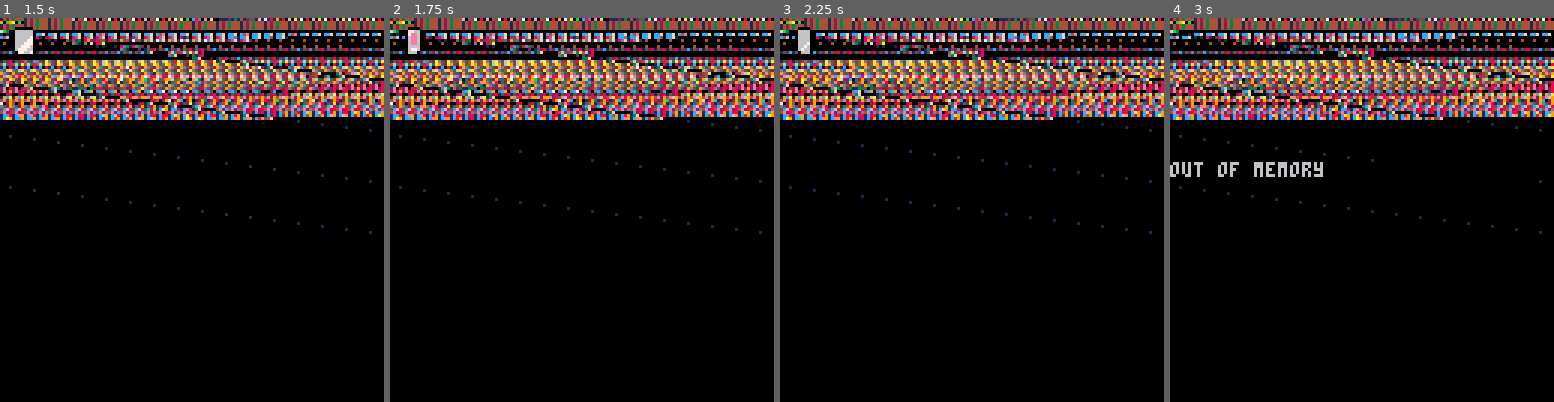
Above: before the commit, frames 1-4 (left to right).
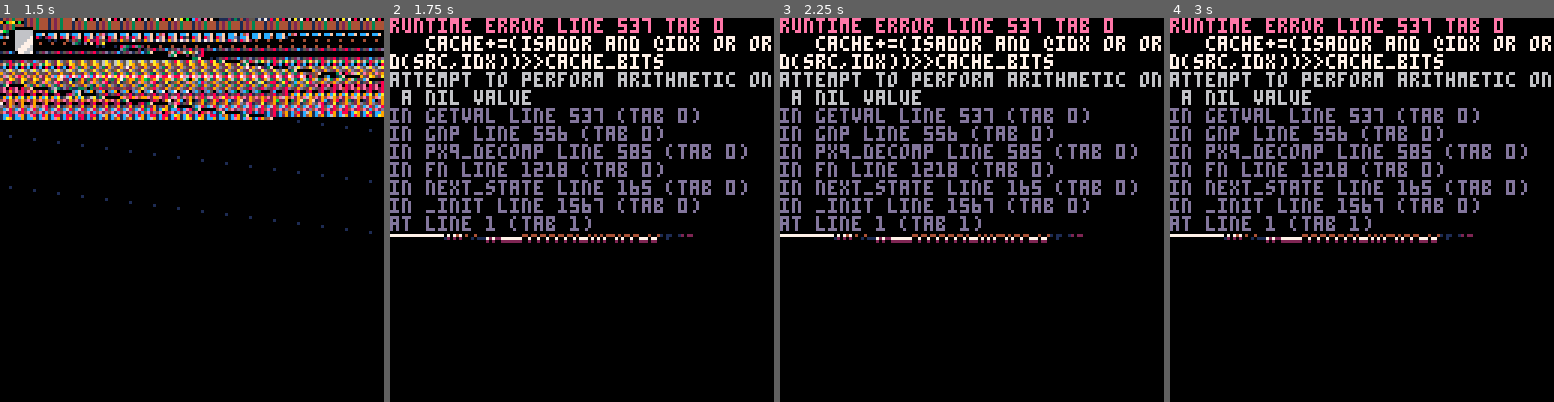
Above: after the commit, the same moments.

Repository: freds72/daggers
Game: PICO-8 cartridge carts/title.p8
Same seed, same stepped clock (60 frames per second), same inputs: the game is played once before the commit and once after it.
Inputs:
- Up to frame 1 (1.5 s): tap X (X key) at 0.33, 1.07 s; tap O (Z key) at 0.7 s
- Up to frame 2 (1.75 s): hold Right from 1.6 s (still down); tap O (Z key) at 1.7 s
- Up to frame 3 (2.25 s): tap X (X key) at 1.85 s; release Right at 2.1 s; tap O (Z key) at 2.1 s; hold Up from 2.15 s (still down)
- Up to frame 4 (3 s): release Up at 2.42 s; hold Right from 2.47 s (still down); tap O (Z key) at 2.5, 2.9 s; tap X (X key) at 2.97 s

Frame 1 is identical in both runs. In frame 2, 30% of the frame differs, in the area x 0-100%, y 0-59%; in frame 3, 30%; in frame 4, 30%.
Error after the commit: runtime error line 537 tab 0; cache+=(isaddr and @idx or ord(src,idx))>>cache_bits; attempt to perform arithmetic on a nil value

Commit message:
work in progress version of write to texture

Diff:
--- a/carts/main.lua
+++ b/carts/main.lua
@@ -2,7 +2,7 @@
 local _bsp,_things,_futures,_spiders,_plyr,_cam,_grid,_entities={},{},{},{}
 -- stats
 local _total_jewels,_total_bullets,_total_hits,_show_timer,_start_time=0,0,0,false
-local _slow_mo,_hw_pal,_ramp_pal,_fire_ttl,_shotgun_count,_shotgun_spread=0,0,0x8000,3,10,0.025
+local _slow_mo,_hw_pal,_ramp_pal,_fire_ttl,_shotgun_count,_shotgun_spread=0,0,0x8180,3,10,0.025
 -- must be globals
 _spawn_angle,_spawn_origin=0,split"512,0,512"
 
@@ -70,12 +70,12 @@
 function levelup_async(t)
   -- 30 frames at 1/8 steps
   for j=0.125,t<<2,0.125 do
-    _ramp_pal=0x82c0+((j*j)&15)*16
+    _ramp_pal=0x8280+((j*j)&15)*16
     _slow_mo+=1
     yield()
   end
   -- restore state
-  _ramp_pal,_slow_mo=0x8000,0
+  _ramp_pal,_slow_mo=0x8180,0
 end
 
 -- record number of "things" on playground and wait until free slots are available
@@ -209,11 +209,11 @@
     control=function(_ENV)
       if(dead) return
       -- move
-      local dx,dz,a,jmp,jump_down=0,0,angle[2],0,stat(28,@0xc004)
-      if(stat(28,@0xc002)) dx=3
-      if(stat(28,@0xc003)) dx=-3
-      if(stat(28,@0xc000)) dz=3
-      if(stat(28,@0xc001)) dz=-3
+      local dx,dz,a,jmp,jump_down=0,0,angle[2],0,stat(28,@0xc404)
+      if(stat(28,@0xc402)) dx=3
+      if(stat(28,@0xc403)) dx=-3
+      if(stat(28,@0xc400)) dz=3
+      if(stat(28,@0xc401)) dz=-3
       if(on_ground and prev_jump and not jump_down) jmp=24 on_ground=false sfx"58"
       prev_jump=jump_down
 
@@ -224,7 +224,7 @@
 
       -- double-click detector
       dblclick_ttl=max(dblclick_ttl-1)
-      if btn(@0xc015) then
+      if btn(@0xc415) then
         if fire_released then
           fire_released=false
         end
@@ -249,7 +249,7 @@
         fire_released,fire_frames=true,0
       end
 
-      dangle=v_add(dangle,{$0xc010*stat(39),stat(38),0})
+      dangle=v_add(dangle,{$0xc410*stat(39),stat(38),0})
       tilt+=dx/40
       local c,s=cos(a),-sin(a)
       velocity=v_add(velocity,{s*dz-c*dx,jmp,c*dz+s*dx},0.35)
@@ -269,7 +269,7 @@
       -- avoid overflow!
       fire_ttl=max(fire_ttl-1)
 
-      angle=v_add(angle,dangle,$0xc016/1024)
+      angle=v_add(angle,dangle,$0xc416/1024)
       -- limit x amplitude
       angle[1]=mid(angle[1],-0.24,0.24)
       -- check next position
@@ -495,13 +495,12 @@
   local m1,m5,m9,m2,m6,m10,m3,m7,m11=m[1],m[5],m[9],m[2],m[6],m[10],m[3],m[7],m[11]
 
   -- clear shadows
-  _map_display(1)
-  poke(0x5f54,0x00,0x60)
-  poke(0x5f5e,0b00001000)
-	rectfill(0,0,127,127,0)
-
 	-- draw shadows
-  poke(0x5f5e,0b10001000)
+  split2d([[_map_display;1
+poke;0x5f54;0x00;0x60
+poke;0x5f5e;0b00001000
+rectfill;0;0;127;127;0
+poke;0x5f5e;0b10001000]],exec)
 
   -- project
   for i,obj in inext,_things do
@@ -524,16 +523,16 @@
       end
     end
   end
-  poke(0x5f5e,0xff)
-  poke(0x5f54,0x60,0x00)
-  _map_display(0)
+  -- default transparency
+  split2d([[poke;0x5f5e;0xff
+poke;0x5f54;0x60;0x00
+_map_display;0
+poke;0x5f0f;0x1f
+palt;0;0x00]],exec)
 
   -- radix sort
   rsort(things)
 
-  -- default transparency
-  palt(15,true)
-  palt(0,false)
   -- render in order
   local prev_base,prev_sprites,pal0
   for _,item in inext,things do
@@ -1079,15 +1078,15 @@
   -- tilt!
   -- screen = gfx
   -- reset palette
-  --memcpy(0x5f00,0x4300,16)
+
   local yshift=sin(_cam.tilt)>>3
-  memcpy(0x92c0,0x6000,0x2000)
+  memcpy(0xa380,0x6000,0x2000)
   for i=0,63,4 do
-    -- 0xf000 = 0x6000-0x92c0
+    -- 0xbc80 = 0x6000-0xa380
     -- offset = dst -  src
-    local off=((((i-31.5)*yshift+0.5)\1)<<6)+0xcd40
+    local off=((((i-31.5)*yshift+0.5)\1)<<6)+0xbc80
     -- copy from y=4 to y=123
-    for src=0x93c0+i,0xb0c0+i,64 do
+    for src=0xa480+i,0xc240+i,64 do
       poke4(src+off,$src)
     end
   end
@@ -1148,10 +1147,10 @@
 function play_state()
   -- clean up stains!
   split2d([[_map_display;1
-memcpy;0;0xc010;2048
-memcpy;2048;0xc010;2048
-memcpy;4096;0xc010;2048
-memcpy;6144;0xc010;2048
+memcpy;0;0xc500;2048
+memcpy;2048;0xc500;2048
+memcpy;4096;0xc500;2048
+memcpy;6144;0xc500;2048
 _map_display;0]],exec)
 
   -- camera & player & reset misc values
@@ -1198,8 +1197,9 @@
         s..="S"
         arizona_print(s,64-print(s,0,128)/2,1,2)
       end
+
       -- hw palette
-      memcpy(0x5f10,0x8140+_hw_pal,16)
+      memcpy(0x5f10,0x8000+_hw_pal,16)
 
       --[[
       palt(0,true)
@@ -1248,7 +1248,6 @@
 --;first squids wave
 random_spawn_angle
 set_spawn;200
-make_worm
 wait_async;330
 make_squid;2
 wait_async;330
@@ -1512,7 +1511,7 @@
         spr(20,mx,my)
       end
       -- hw palette
-      memcpy(0x5f10,0x8140+hw_pal,16)
+      memcpy(0x5f10,0x8000+hw_pal,16)
       -- pal({128, 130, 133, 5, 134, 6, 7, 136, 8, 138, 139, 3, 131, 1, 135, 0},1)
     end
 end
@@ -1534,10 +1533,10 @@
 poke;0x5f54;0x60;0x00
 memcpy;0x0;0x6000;0x2000
 _map_display;1
-memcpy;0;0xc010;2048
-memcpy;2048;0xc010;2048
-memcpy;4096;0xc010;2048
-memcpy;6144;0xc010;2048
+memcpy;0;0xc500;2048
+memcpy;2048;0xc500;2048
+memcpy;4096;0xc500;2048
+memcpy;6144;0xc500;2048
 _map_display;0
 cartdata;freds72_daggers]],exec)
 
@@ -1684,7 +1683,7 @@
                 v0=v1
               end
               ]]
-              mode7(verts,#verts,_ramp_pal)
+              mode7(verts,#verts,_ramp_pal+0x1100)
               --[[
               local mx,my=0,0
               for _,v in inext,verts do
--- /dev/null
+++ b/carts/px9.lua
@@ -0,0 +1,166 @@
+-- px9 compress
+
+-- x0,y0 where to read from
+-- w,h   image width,height
+-- dest  address to store
+-- vget  read function (x,y)
+
+function
+	px9_comp(x0,y0,w,h,dest,vget)
+
+	local dest0=dest
+	local bit=1
+	local byte=0
+
+	local function vlist_val(l, val)
+		-- find position and move
+		-- to head of the list
+
+--[ 2-3x faster than block below
+		local v,i=l[1],1
+		while v!=val do
+			i+=1
+			v,l[i]=l[i],v
+		end
+		l[1]=val
+		return i
+--]]
+
+--[[ 8 tokens smaller than above
+		for i,v in ipairs(l) do
+			if v==val then
+				add(l,deli(l,i),1)
+				return i
+			end
+		end
+--]]
+	end
+
+	local cache,cache_bits=0,0
+	function putbit(bval)
+	 cache=cache<<1|bval
+	 cache_bits+=1
+		if cache_bits==8 then
+			poke(dest,cache)
+			dest+=1
+			cache,cache_bits=0,0
+		end
+	end
+
+	function putval(val, bits)
+		for i=bits-1,0,-1 do
+			putbit(val>>i&1)
+		end
+	end
+
+	function putnum(val)
+		local bits = 0
+		repeat
+			bits += 1
+			local mx=(1<<bits)-1
+			local vv=min(val,mx)
+			putval(vv,bits)
+			val -= vv
+		until vv<mx
+	end
+
+
+	-- first_used
+
+	local el={}
+	local found={}
+	local highest=0
+	for y=y0,y0+h-1 do
+		for x=x0,x0+w-1 do
+			c=vget(x,y)
+			if not found[c] then
+				found[c]=true
+				add(el,c)
+				highest=max(highest,c)
+			end
+		end
+	end
+
+	-- header
+
+	local bits=1
+	while highest >= 1<<bits do
+		bits+=1
+	end
+
+	putnum(w-1)
+	putnum(h-1)
+	putnum(bits-1)
+	putnum(#el-1)
+	for i=1,#el do
+		putval(el[i],bits)
+	end
+
+
+	-- data
+
+	local pr={} -- predictions
+
+	local dat={}
+
+	for y=y0,y0+h-1 do
+		for x=x0,x0+w-1 do
+			local v=vget(x,y)
+
+			local a=y>y0 and vget(x,y-1) or 0
+
+			-- create vlist if needed
+			local l=pr[a] or {unpack(el)}
+			pr[a]=l
+
+			-- add to vlist
+			add(dat,vlist_val(l,v))
+
+			-- and to running list
+			vlist_val(el, v)
+		end
+	end
+
+	-- write
+	-- store bit-0 as runtime len
+	-- start of each run
+
+	local nopredict
+	local pos=1
+
+	while pos <= #dat do
+		-- count length
+		local pos0=pos
+
+		if nopredict then
+			while dat[pos]!=1 and pos<=#dat do
+				pos+=1
+			end
+		else
+			while dat[pos]==1 and pos<=#dat do
+				pos+=1
+			end
+		end
+
+		local splen = pos-pos0
+		putnum(splen-1)
+
+		if nopredict then
+			-- values will all be >= 2
+			while pos0 < pos do
+				putnum(dat[pos0]-2)
+				pos0+=1
+			end
+		end
+
+		nopredict=not nopredict
+	end
+
+	if cache_bits>0 then
+		-- flush
+		poke(dest,cache<<8-cache_bits)
+		dest+=1
+	end
+
+	return dest-dest0
+end
--- a/carts/title.lua
+++ b/carts/title.lua
@@ -205,7 +205,7 @@
   for _,item in inext,cache do
     local thing=item.thing
     local pal1=min(15,(lightshift*item.key)<<4)\1
-    if(pal0!=pal1) memcpy(0x5f00,0x8000|pal1<<4,16) palt(15,true) pal0=pal1
+    if(pal0!=pal1) memcpy(0x5f00,0x8180+(pal1<<4),16) palt(15,true) pal0=pal1
     -- draw things
     local w0,entity,origin=item.key,thing.ent,thing.origin
     -- zangle (horizontal)
@@ -276,6 +276,7 @@
 
       origin=_origin
     end},{__index=_ENV})
+
 
   return
     -- update
@@ -360,12 +361,21 @@
       if(active_btn.draw) active_btn:draw()
 
       -- mouse cursor
-      spr(20,mx,my)
+      spr(5,mx,my)
       -- hw palette
-      memcpy(0x5f10,0x8140+hw_pal,16)
+      memcpy(0x5f10,0x8000+hw_pal,16)
       -- pal({128, 130, 133, 5, 134, 6, 7, 136, 8, 138, 139, 3, 131, 1, 135, 0},1)
     end,
-    function() reload(0, 0, 0x3100) end
+    function()
+      reload(0, 0, 0x3100)
+      px9_decomp(0,0,0x1240,sget,sset)
+      -- copy tiles to high mem (for shadows/splash)
+      local mem=0xc500
+      for i=0,32*64-1,64 do
+        memcpy(mem,i+32,32) mem+=32
+        memcpy(mem,i+32,32) mem+=32
+      end
+    end
 end
 
 -- main menu buttons
@@ -443,10 +453,10 @@
       next_state(menu_state, _main_buttons)
     end,
     draw=function()
-      split2d([[1;24;126;24;4
-      1;25;126;25;2
-      1;109;126;109;2
-      1;108;126;108;4]],line)
+      split2d([[1;24;126;24;1
+      1;25;126;25;0
+      1;109;126;109;0
+      1;108;126;108;1]],line)
       arizona_print("lOCAL hIGHSCORES",1,16,2)
       delay_print(function(s,x,i)
         arizona_print(s,x,23+i*7)
@@ -465,10 +475,10 @@
       next_state(menu_state, _main_buttons)
     end,
     draw=function()
-      split2d([[1;24;126;24;4
-      1;25;126;25;2
-      1;109;126;109;2
-      1;108;126;108;4]],line)
+      split2d([[1;24;126;24;1
+      1;25;126;25;0
+      1;109;126;109;0
+      1;108;126;108;1]],line)
       arizona_print("cREDITS",1,16,2)
       delay_print(function(s,x,i)
         arizona_print(s,x,23+i*7)
@@ -502,7 +512,12 @@
 
       origin=_origin
     end},{__index=_ENV})
-
+  -- set map
+  for i=0,7 do
+    for j=0,7 do
+      mset(i,j+56,136+i+j*16)
+    end
+  end
   -- start above floor
   local a=rnd()
   local angle,dangle={0,a-0.25+rnd(0.1),0},v_zero()
@@ -520,7 +535,7 @@
   }
   local function draw_radius(r,light)
     local r2=r*r
-    memcpy(0x5f00,0x8000|(light\0.0625)<<4,16)
+    memcpy(0x5f00,0x9280+((light\0.0625)<<4),16)
     for y=0,63 do
       local yy=31.5-y
       local d=r2-yy*yy
@@ -545,17 +560,17 @@
       message_time+=1
 
       -- move
-      local dx,dz,a,jmp,jump_down=0,0,angle[2],0,stat(28,@0xc004)
+      local dx,dz,a,jmp,jump_down=0,0,angle[2],0,stat(28,@0xc404)
       if not launching then
-        if(stat(28,@0xc002)) dx=3
-        if(stat(28,@0xc003)) dx=-3
-        if(stat(28,@0xc000)) dz=3
-        if(stat(28,@0xc001)) dz=-3
+        if(stat(28,@0xc402)) dx=3
+        if(stat(28,@0xc403)) dx=-3
+        if(stat(28,@0xc400)) dz=3
+        if(stat(28,@0xc401)) dz=-3
         if(on_ground and prev_jump and not jump_down) jmp=24 on_ground=false
       end
       prev_jump=jump_down
 
-      dangle=v_add(dangle,{$0xc010*stat(39),stat(38),0})
+      dangle=v_add(dangle,{$0xc410*stat(39),stat(38),0})
       tilt+=dx/40
       local c,s=cos(a),-sin(a)
       velocity=v_add(velocity,{s*dz-c*dx,jmp,c*dz+s*dx},0.35)
@@ -575,7 +590,7 @@
       velocity[3]*=0.7
       -- gravity
       velocity[2]-=0.8
-      angle=v_add(angle,dangle,$0xc016/1024)
+      angle=v_add(angle,dangle,$0xc416/1024)
       -- limit x amplitude
       angle[1]=mid(angle[1],-0.24,0.24)
 
@@ -693,7 +708,7 @@
         draw_radius(32-r*r,0.99)
         poke(0x5f55,0x60)
 
-        mode7(verts,#verts,0x8000)
+        mode7(verts,#verts,0x9280)
       end
 
       if not launching then
@@ -736,7 +751,7 @@
       end
 
       --pal({128, 130, 133, 5, 134, 6, 7, 136, 8, 138, 139, 3, 131, 1, 135, 0},1)
-      memcpy(0x5f10,0x8140,16)
+      memcpy(0x5f10,0x8000,16)
     end
 end
 
@@ -820,64 +835,23 @@
     load("editor.p8","","generate")
   end
 
-  -- capture gradient
-  local mem=0x8000
-  for i=15,0,-1 do
-    for j=0,15 do
-      poke(mem,sget(i+32,j+16))
-      mem+=1
-    end
-  end
+  -- HW palette + fade to black
+  local src,dst=0x0,0x8000
+  poke(dst,peek(src,16*16))
+  dst+=0x100
+  src+=0x100
+
   -- hit palette
-  for i=0,3 do
-    for j=0,15 do
-      poke(mem,sget(31-i,j+16))
-      mem+=1
-    end
-  end
-  -- fade to black + HW palette
-  local function unpack_pal(...)
-    poke(mem,...) mem+=16
-  end
-  split2d([[128;133;5;134;8;2;138;139;0;130;137;15;3;131;129;10
-128;133;5;134;8;2;138;139;0;130;137;15;3;131;129;10
-128;130;5;134;8;2;138;139;0;130;137;15;3;131;129;10
-128;130;133;5;8;2;138;3;0;130;137;134;3;131;129;138
-128;130;133;5;8;130;138;3;0;128;137;134;131;131;129;138
-128;130;133;5;2;130;5;3;0;128;2;134;131;129;129;138
-128;128;133;5;2;130;5;3;0;128;2;134;131;129;129;138
-128;128;130;5;2;130;5;131;0;128;2;5;129;129;129;5
-0;128;128;133;2;130;5;131;0;128;133;5;129;129;0;5
-0;128;128;133;130;128;133;129;0;128;133;5;129;129;0;5
-0;128;128;130;130;128;133;129;0;128;130;133;129;129;0;133
-0;128;128;128;128;128;128;129;0;0;128;133;129;129;0;128
-0;0;128;128;128;128;128;0;0;0;128;128;0;0;0;128
-0;0;0;128;128;0;128;0;0;0;128;128;0;0;0;128
-0;0;0;0;0;0;0;0;0;0;0;0;0;0;0;0
-0;0;0;0;0;0;0;0;0;0;0;0;0;0;0;0]],unpack_pal)
-
-  -- white flash
-  split2d([[128;133;5;134;7;8;138;135;0;128;1;131;6;136;3;137
-133;5;5;134;7;8;138;135;128;133;5;131;6;136;3;137
-5;5;134;134;7;8;135;135;133;5;5;5;6;134;3;137
-134;134;134;6;7;134;135;135;5;134;134;134;6;134;134;135
-134;134;6;6;7;6;135;7;134;134;134;6;7;6;6;135
-6;6;6;6;7;6;135;7;6;6;6;6;7;6;6;135
-6;6;7;7;7;7;7;7;6;6;6;6;7;7;6;7
-7;7;7;7;7;7;7;7;7;7;7;7;7;7;7;7]],unpack_pal)
-
-  -- upgrade color "ring"
-  for i=0,16*16*8-1 do
-    local b=@(i+0x1000)
-    poke(mem,b&0xf) mem+=1
-    poke(mem,b>>4) mem+=1
-  end
-
-  -- copy tiles to high mem (for shadows/splash)
-  mem=0xc010
-  for i=0,32*64-1,64 do
-    memcpy(mem,i+32,32) mem+=32
-    memcpy(mem,i+32,32) mem+=32
+  -- fade pal + ring pal (normal)
+  -- fade pal + ring pal (floor)
+  for j=1,552 do
+    -- explode byte into 2
+    for i=0,7 do
+      local b=@src
+      poke(dst,b&0xf) dst+=1
+      poke(dst,b>>4) dst+=1
+      src+=1
+    end
   end
 
   -- load background assets
@@ -990,9 +964,9 @@
     dset(id,ord(btn.ch))
     dset(id+1,btn.stat)
   end
-  -- copy settings to 0xc000
+  -- copy settings to 0xc400
   local function pack_key(btn)
-    poke(0xc000+btn.id,btn.stat)
+    poke(0xc400+btn.id,btn.stat)
   end
   local function pack_settings()
     for _,btn in inext,_settings do
@@ -1062,7 +1036,7 @@
     save=save_value,
     cb=flip_bool,
     pack=function(btn)
-      poke4(0xc010,btn.value==1 and -1 or 1)
+      poke4(0xc410,btn.value==1 and -1 or 1)
     end
     },
     {function(btn)
@@ -1076,7 +1050,7 @@
     pack=function(btn)
       local a,b=4,5
       if(btn.value==1) a,b=b,a
-      poke(0xc014,a,b)
+      poke(0xc414,a,b)
     end
     },
     {function(btn)
@@ -1090,7 +1064,7 @@
       btn.value=((btn.value+1)%#sensitivity)
     end,
     pack=function(btn)
-      poke4(0xc016,sensitivity[btn.value+1]/100)
+      poke4(0xc416,sensitivity[btn.value+1]/100)
     end
     },
     {"aCCEPT",111,
@@ -1112,10 +1086,10 @@
     end
     },
     draw=function()
-      split2d([[1;24;126;24;4
-      1;25;126;25;2
-      1;109;126;109;2
-      1;108;126;108;4]],line)
+      split2d([[1;24;126;24;1
+      1;25;126;25;0
+      1;109;126;109;0
+      1;108;126;108;1]],line)
       arizona_print("kEYBOARD & mOUSE",1,16,2)
     end
   }
--- /dev/null
+++ b/carts/title_assets.p8
@@ -0,0 +1,78 @@
+pico-8 cartridge // http://www.pico-8.com
+version 41
+__lua__
+#include px9.lua
+
+local addr=tonum(stat(6))
+assert(addr,"missing target address")
+
+-- gfx assets
+-- pal({[0]=128,133,5,134,8,2,138,139,0,130,137,15,3,131,129,10},1)
+local clen=px9_comp(0,0,128,64,0x8000,sget)
+cstore(addr,0x8000,clen,"title.p8")
+…(66 lines of a section not shown)…
Not shown, changed: 20 lines of the sprite sheet (__gfx__) section of carts/daggers.p8
Not shown, changed: carts/memory.txt
Not shown, changed: 167 lines of the sprite sheet (__gfx__) section of carts/title.p8
Not shown, changed: 65 lines of the sprite sheet (__gfx__) section of carts/title_assets.p8
